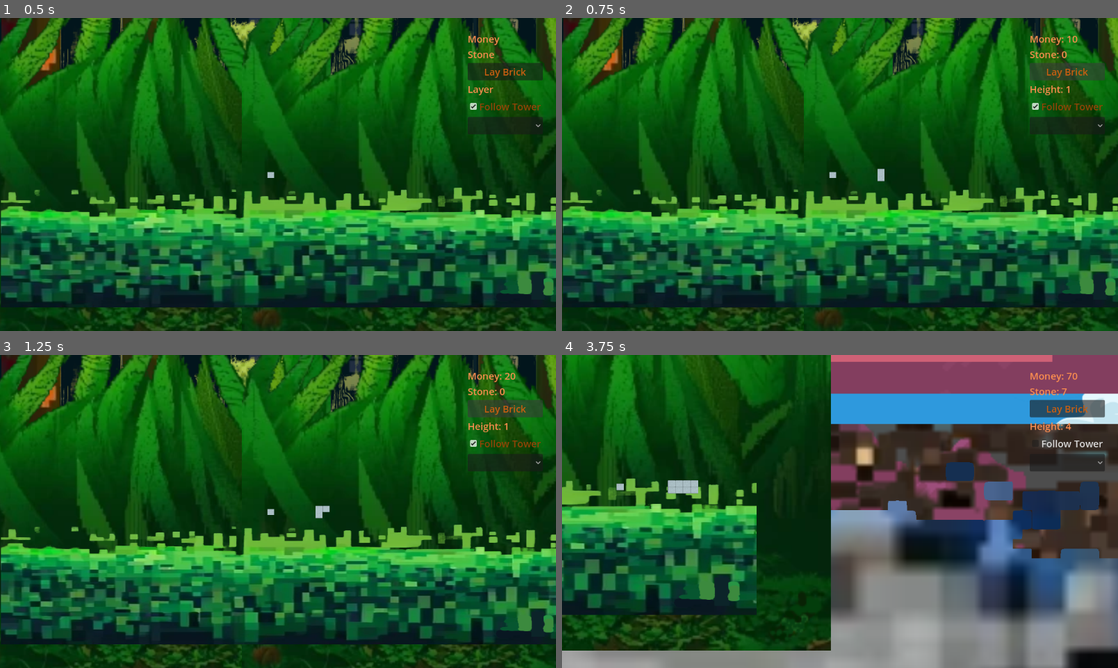
Above: before the commit, frames 1-4 (two rows, left to right).
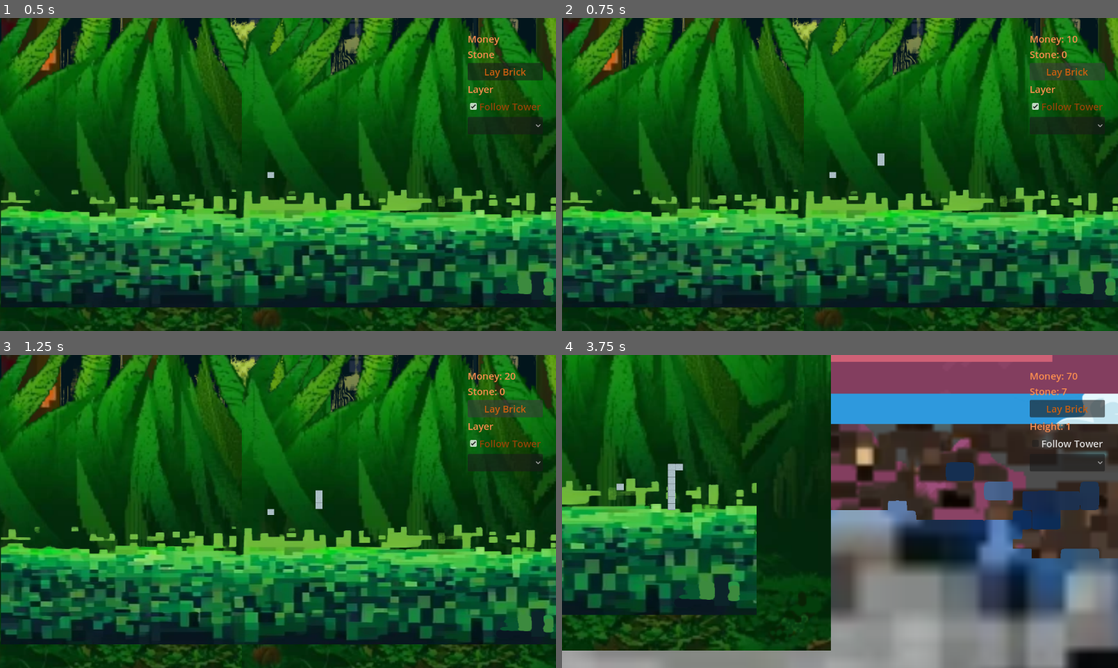
Above: after the commit, the same moments.

Repository: super-Colin/tower-builder
Game: Godot game, scene res://game.tscn
The game is run twice, just before and just after one commit, with the same random seed, the same clock (stepped at 60 frames per second) and the same inputs.
Inputs (mouse positions are in pixels of both pictures, inside the frame that each line leads up to):
- Up to frame 1 (0.5 s): no input
- Up to frame 2 (0.75 s): click "Lay Brick" at 0.5 s
- Up to frame 3 (1.25 s): no input
- Up to frame 4 (3.75 s): click "Follow Tower" at 1.25 s; click (1067, 461) at 2 s; move the mouse to (962, 495) at 2.77 s; hold Right (ui_right) 2.78-3.53 s; hold Mouse wheel down (scroll_down) 2.78-3.53 s; click (962, 495) at 2.92 s; move the mouse to (728, 527) at 3.52 s; hold Down (ui_down) from 3.53 s (still down); tap Mouse wheel up (scroll_up) at 3.6 s

Frame 1 is identical in both runs. In frame 2, 0.2% of the frame differs, in the area x 56-92%, y 21-53%; in frame 3, 0.2%; in frame 4, 0.4%, in the area x 19-92%, y 21-50%.

Commit message:
fixed bug with even numbers bigger than 2...

Diff:
--- a/Tower Round.gd
+++ b/Tower Round.gd
@@ -1,6 +1,6 @@
 extends Node2D
-var widthInBricksPerLayer = 2
-var heightInBricksPerTower = 7
+var widthInBricksPerLayer = 7
+var heightInBricksPerTower = 3
 
 var currentTowerWidthInBricks = 0
 var currentTowerLayerHeight = 0
@@ -66,7 +66,7 @@
 	# find the brick that will be in the middle
 	var midBrickPosition = ceil(widthInBricksPerLayer / 2.0)
 	var isCenterOfOddLayer = currentTowerWidthInBricks + 1 == midBrickPosition and widthInBricksPerLayer % 2 != 0
-	print("midBrickPosition is ",midBrickPosition)
+	#print("midBrickPosition is ",midBrickPosition)
 	# if it's the middle of an odd row then return the center position
 	if isCenterOfOddLayer:
 		print("center of odd layer")
@@ -77,18 +77,22 @@
 	var brickWidthFromCenter = bricksFromCenter * brickPixelWidthScaled()
 	var offsetVector
 	# if less than the middle block
-	if currentTowerWidthInBricks +1 < midBrickPosition:
-		print("<- left side")
+	if currentTowerWidthInBricks +1 < midBrickPosition and widthInBricksPerLayer % 2 != 0:
+		print("<- left side of odd")
 		offsetVector = setVectorLength(layerCenterPointVector.orthogonal(), brickWidthFromCenter)
+	# if less than the middle block
+	if currentTowerWidthInBricks +1 < midBrickPosition and widthInBricksPerLayer % 2 == 0:
+		print("<- left side of even")
+		offsetVector = setVectorLength(layerCenterPointVector.orthogonal(), brickWidthFromCenter + (brickPixelWidthScaled()/2))
 	# if more than the middle block on an odd tower
 	if currentTowerWidthInBricks +1 > midBrickPosition and widthInBricksPerLayer % 2 != 0:
-		print("-> right side")
+		print("-> right side of odd")
 		offsetVector = setVectorLength(layerCenterPointVector.orthogonal() * -1, brickWidthFromCenter)
 	# If more than the middle (an even number) and the total width is even
 	if currentTowerWidthInBricks +1 > midBrickPosition and widthInBricksPerLayer % 2 == 0:
-		print("-> right side")
+		print("-> right side of even")
 		#offsetVector = offsetVector * -1
-		offsetVector = setVectorLength(layerCenterPointVector.orthogonal() * -1, brickPixelWidthScaled()/2)
+		offsetVector = setVectorLength(layerCenterPointVector.orthogonal() * -1, brickWidthFromCenter - (brickPixelWidthScaled()/2))
 	# If this is an even width tower
 	if currentTowerWidthInBricks +1 == midBrickPosition :
 		print("-- center of even")
